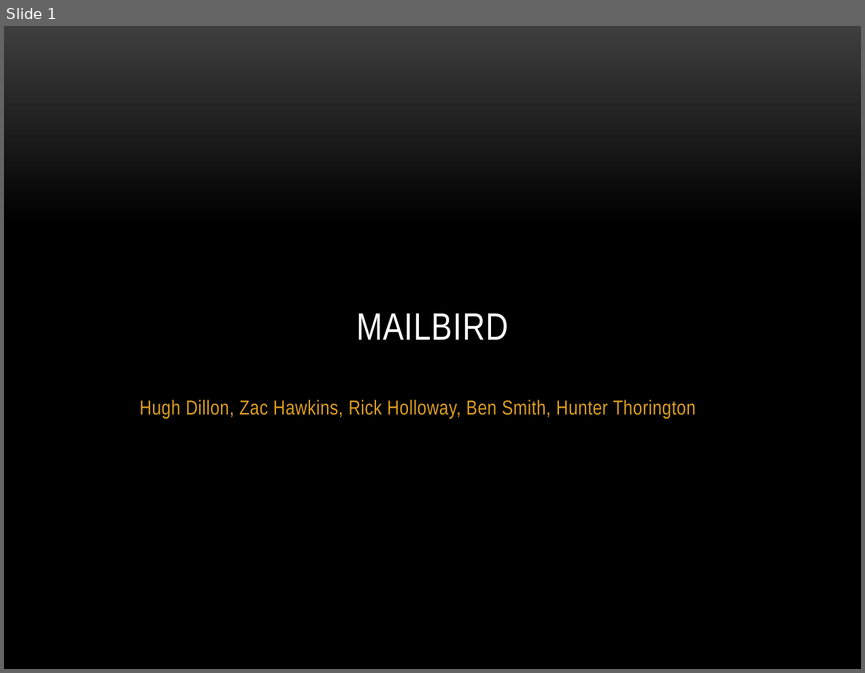
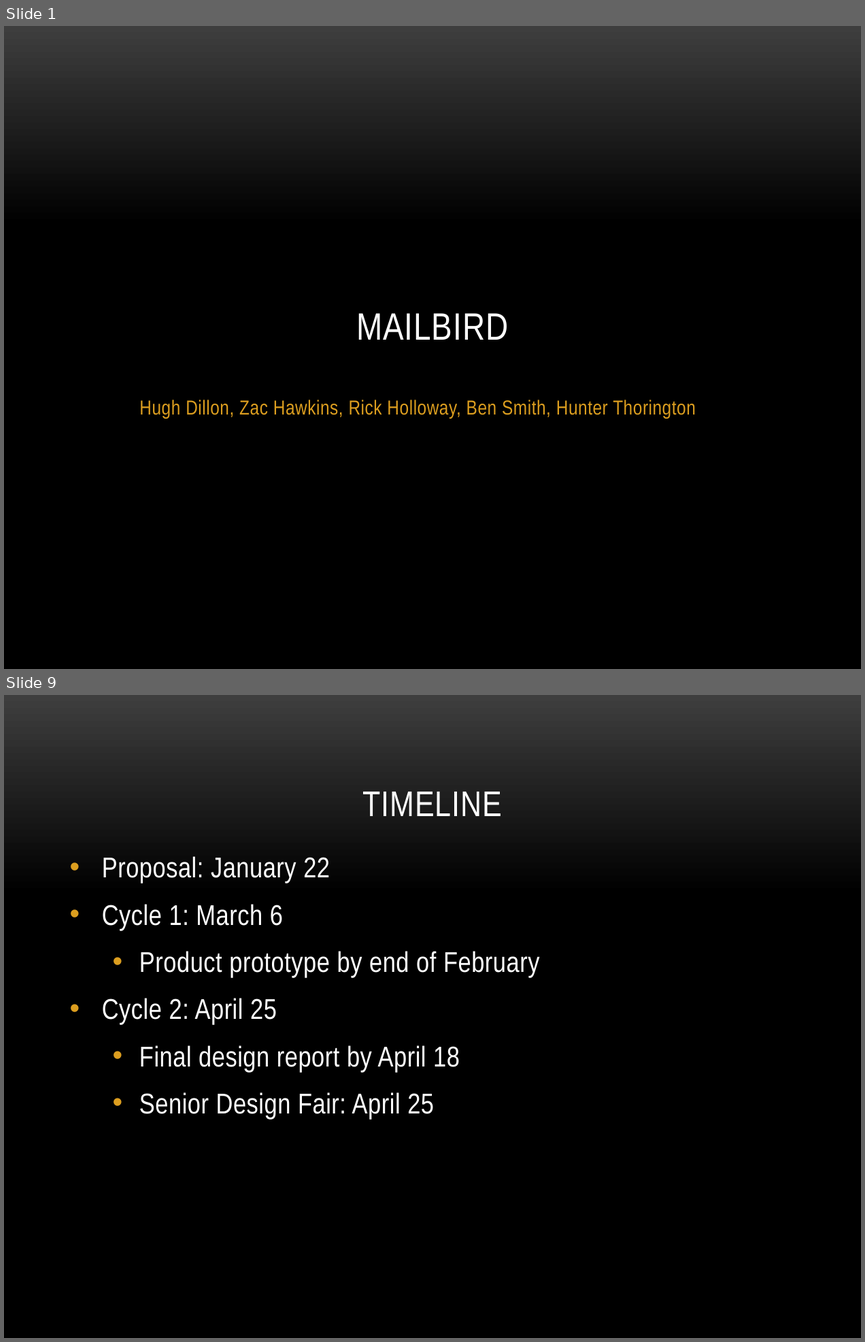
Before and after one commit to MailBirdAU/MailBird, a slide deck: docs/Proposal/Proposal Presentation.pptx. Shown one above the other, each under a label of ours: slide 1 before the commit, slides 1 and 9 after it; the slides between them are not shown. The pictures are 865x673 and 865x1342 pixels, drawn with LibreOffice and Linux fonts; fonts in the diff are those of the drawing; background and template pictures are left out. Boxes give left, top, right and bottom in pixels: in the first picture for what was removed or moved away, otherwise in the second. Text is boxed around its words. In the diff, an @@ line names an element or a change of style, - is before the commit and + after.

```diff
--- a/docs/Proposal/Proposal Presentation.pptx
+++ b/docs/Proposal/Proposal Presentation.pptx
@@ slide 9 added at box(4, 695, 861, 1338), background picture (left out) @@
@@ title added at box(363, 792, 502, 816), 30 pt, text #FFFFFF @@
+TIMELINE
@@ text added at box(102, 856, 539, 1119), 24 pt, text #FFFFFF @@
+• Proposal: January 22
+• Cycle 1: March 6
+  • Product prototype by end of February
+• Cycle 2: April 25
+  • Final design report by April 18
+  • Senior Design Fair: April 25
```
Also in this commit, not shown: 7 other slides added, 5 slides removed.
